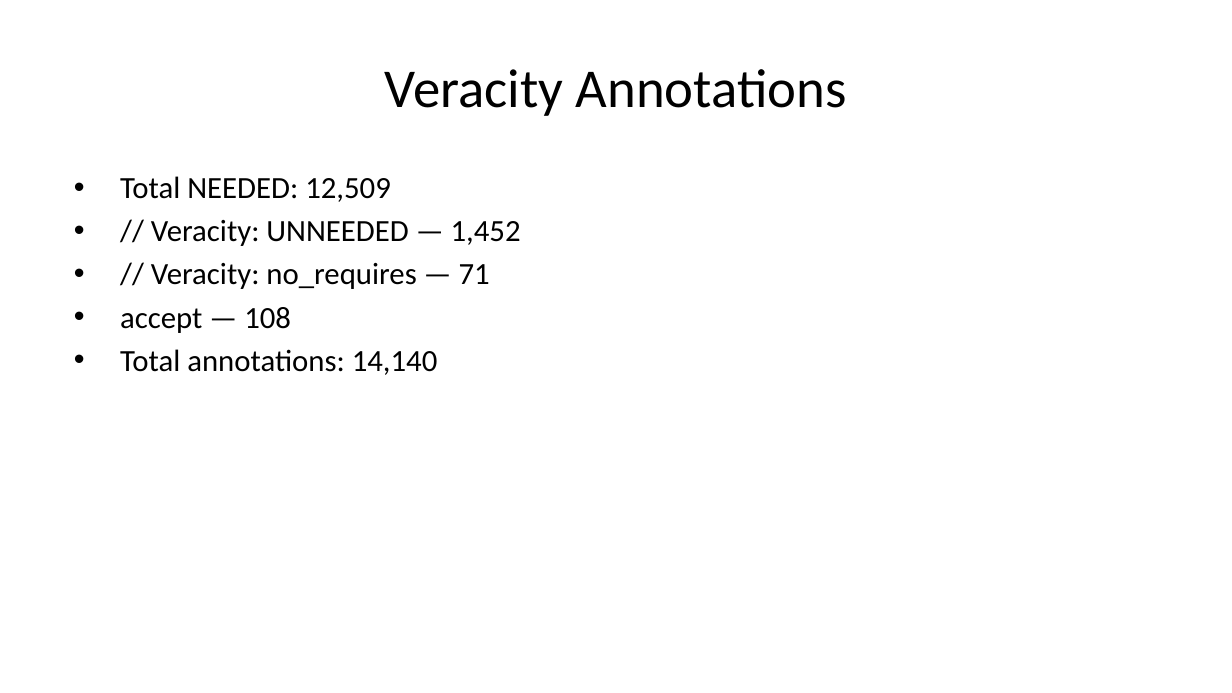
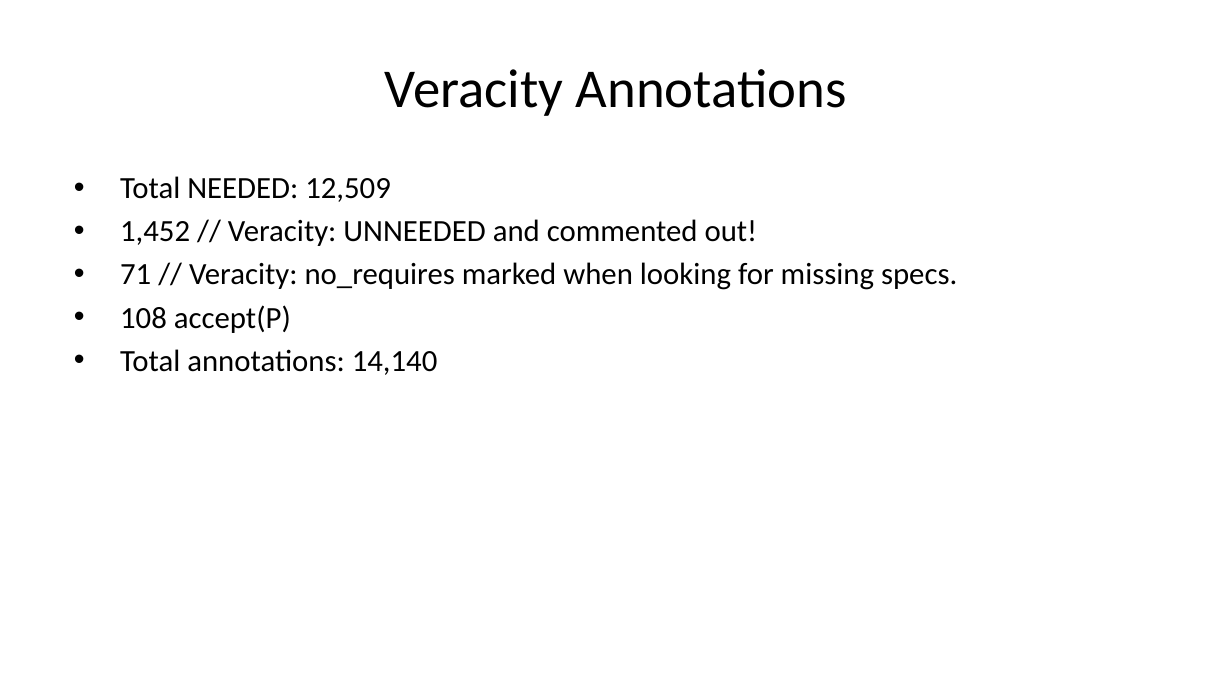
Before and after one commit to briangmilnes/APAS-VERUS, a slide deck: slide 47 of lectures/slidesMSR.pptx. Drawn at 1232x693 pixels with LibreOffice and Linux fonts; fonts in the diff are those of the drawing. Boxes give left, top, right and bottom in pixels: in the first picture for what was removed or moved away, otherwise in the second. Text is boxed around its words. In the diff, an @@ line names an element or a change of style, - is before the commit and + after.

```diff
--- a/lectures/slidesMSR.pptx
+++ b/lectures/slidesMSR.pptx
@@ text at (x1=120, y1=219, x2=957, y2=333): text changed @@
-• // Veracity: UNNEEDED — 1,452
-• // Veracity: no_requires — 71
-• accept — 108
+• 1,452 // Veracity: UNNEEDED and commented out!
+• 71 // Veracity: no_requires marked when looking for missing specs.
+• 108 accept(P)
```
Also in this commit, not shown: 11 other slides changed, 1 other file.
